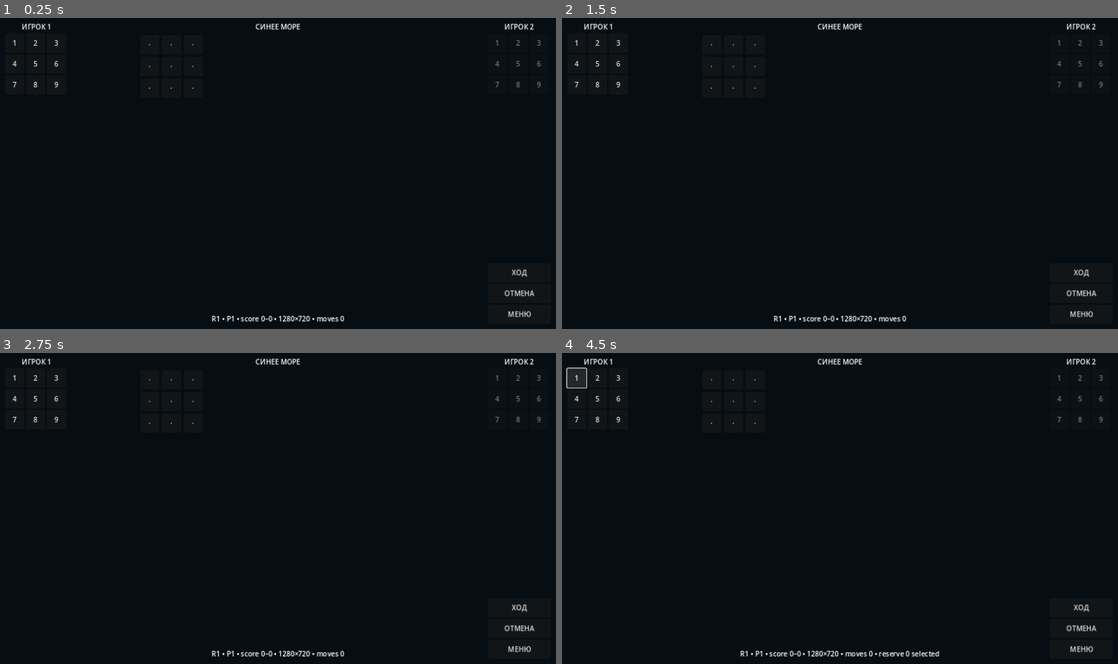
Above: before the commit, frames 1-4 (two rows, left to right).
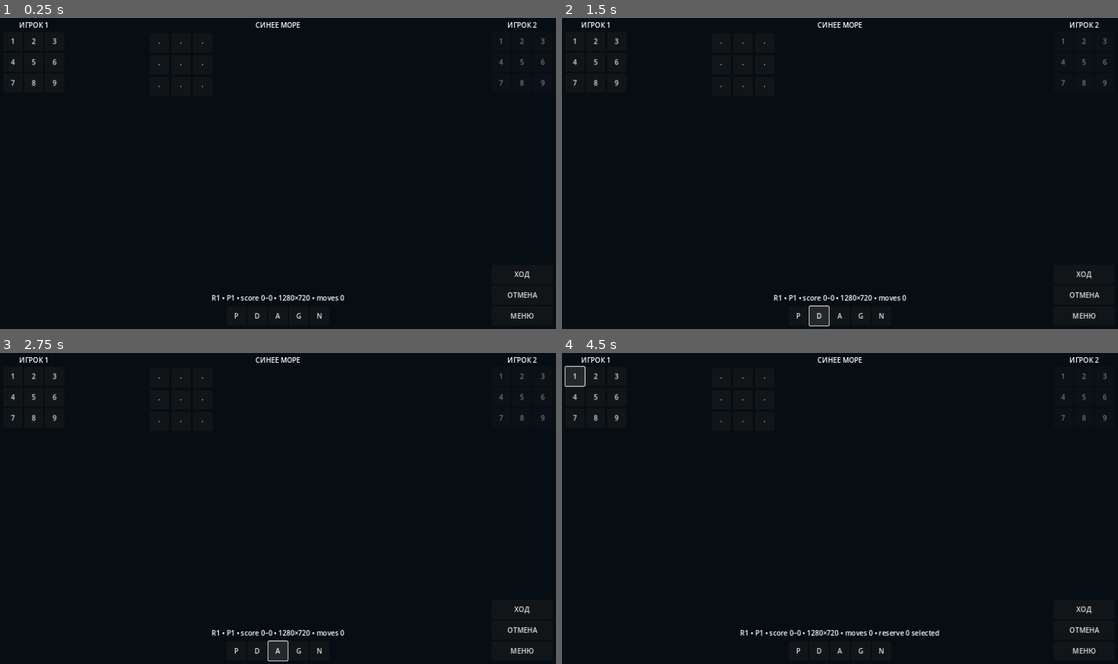
Above: after the commit, the same moments.

Repository: namelessdhamma/namelessdhamma.github.io
Game: Godot game, scene res://main.tscn
The game is run twice, just before and just after one commit, with the same random seed, the same clock (stepped at 60 frames per second) and the same inputs.
Inputs (mouse positions are in pixels of both pictures, inside the frame that each line leads up to):
- Up to frame 1 (0.25 s): no input
- Up to frame 2 (1.5 s): click (795, 316) at 0.5 s, where only the run after the commit has a clickable "P"; click (817, 316) at 1.25 s, where only the run after the commit has a clickable "D"
- Up to frame 3 (2.75 s): click (278, 651) at 2 s, where only the run after the commit has a clickable "A"
- Up to frame 4 (4.5 s): click (862, 651) at 2.75 s, where only the run after the commit has a clickable "G"; click (878, 651) at 3.5 s, where only the run after the commit has a clickable "N"; click "1" at 4.25 s

The runs differ from the first frame. In frame 1, 1.4% of the frame differs, in the area x 1-98%, y 1-98%; in frame 2, 1.6%; in frame 3, 1.6%; in frame 4, 1.8%, in the area x 0-98%, y 1-98%.

Commit message:
A5: converge compact 16:9 shell and five-world surfaces

Diff:
--- a/sinee-more-godot/main.tscn
+++ b/sinee-more-godot/main.tscn
@@ -26,10 +26,10 @@
 anchors_preset = 15
 anchor_right = 1.0
 anchor_bottom = 1.0
-offset_left = 12.0
-offset_top = 12.0
-offset_right = -12.0
-offset_bottom = -12.0
+offset_left = 8.0
+offset_top = 8.0
+offset_right = -8.0
+offset_bottom = -8.0
 grow_horizontal = 2
 grow_vertical = 2
 
@@ -38,7 +38,7 @@
 theme_override_constants/separation = 12
 
 [node name="LeftRail" type="VBoxContainer" parent="SafeArea/Landscape"]
-custom_minimum_size = Vector2(145, 0)
+custom_minimum_size = Vector2(132, 0)
 layout_mode = 2
 
 [node name="PlayerOne" type="Label" parent="SafeArea/Landscape/LeftRail"]
@@ -79,8 +79,38 @@
 text = "Landscape runtime • 16:9"
 horizontal_alignment = 1
 
+[node name="WorldStrip" type="HBoxContainer" parent="SafeArea/Landscape/Center"]
+layout_mode = 2
+alignment = 1
+theme_override_constants/separation = 4
+
+[node name="Pirate" type="Button" parent="SafeArea/Landscape/Center/WorldStrip"]
+custom_minimum_size = Vector2(44, 44)
+layout_mode = 2
+text = "P"
+
+[node name="DriedSea" type="Button" parent="SafeArea/Landscape/Center/WorldStrip"]
+custom_minimum_size = Vector2(44, 44)
+layout_mode = 2
+text = "D"
+
+[node name="Atlantis" type="Button" parent="SafeArea/Landscape/Center/WorldStrip"]
+custom_minimum_size = Vector2(44, 44)
+layout_mode = 2
+text = "A"
+
+[node name="Abyssal" type="Button" parent="SafeArea/Landscape/Center/WorldStrip"]
+custom_minimum_size = Vector2(44, 44)
+layout_mode = 2
+text = "G"
+
+[node name="NDVoid" type="Button" parent="SafeArea/Landscape/Center/WorldStrip"]
+custom_minimum_size = Vector2(44, 44)
+layout_mode = 2
+text = "N"
+
 [node name="RightRail" type="VBoxContainer" parent="SafeArea/Landscape"]
-custom_minimum_size = Vector2(145, 0)
+custom_minimum_size = Vector2(132, 0)
 layout_mode = 2
 
 [node name="PlayerTwo" type="Label" parent="SafeArea/Landscape/RightRail"]
